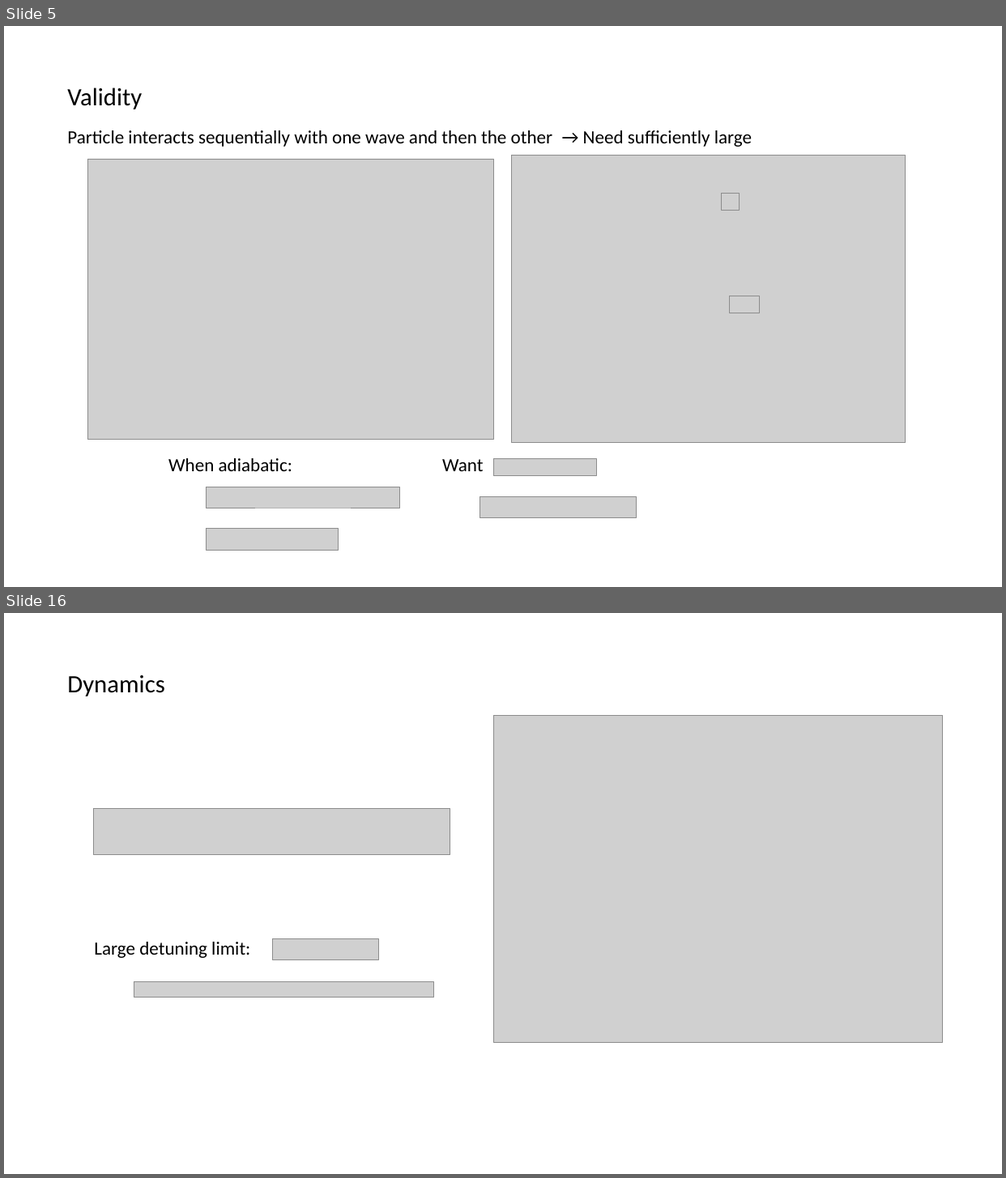
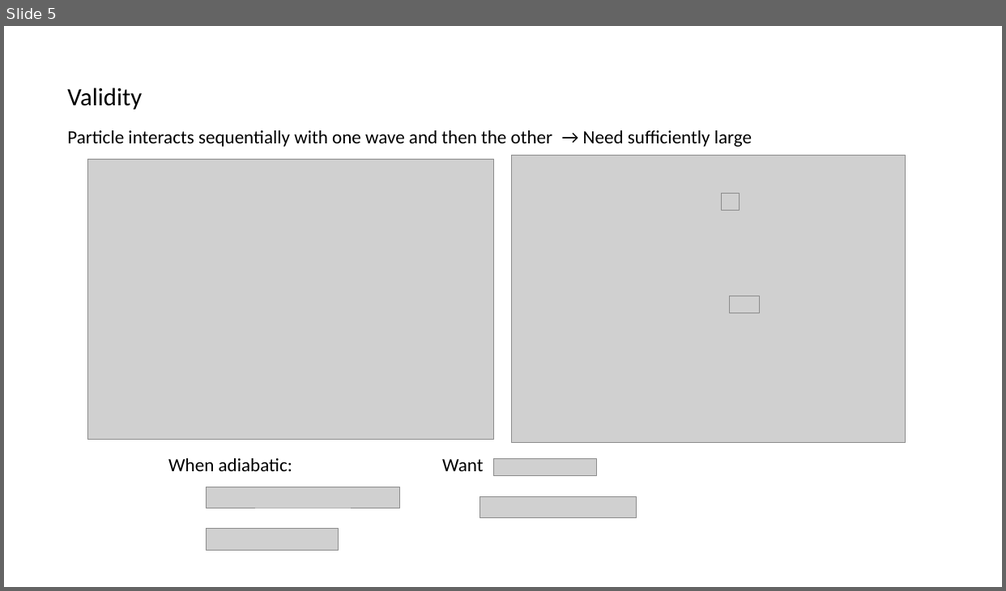
Before and after one commit to huanium/huanium, a slide deck: MIT PhD/ZGS/ZGS -Aug-26-2022/BUI-ZGS-Aug-26-2022.pptx. Shown one above the other, each under a label of ours: slides 5 and 16 before the commit, slide 5 after it; the slides between them are not shown. The pictures are 1006x1178 and 1006x591 pixels, drawn with LibreOffice and Linux fonts; fonts in the diff are those of the drawing; grey boxes stand for pictures; background and template pictures are left out. Boxes give left, top, right and bottom in pixels: in the first picture for what was removed or moved away, otherwise in the second. Text is boxed around its words. In the diff, an @@ line names an element or a change of style, - is before the commit and + after.

```diff
--- a/MIT PhD/ZGS/ZGS -Aug-26-2022/BUI-ZGS-Aug-26-2022.pptx
+++ b/MIT PhD/ZGS/ZGS -Aug-26-2022/BUI-ZGS-Aug-26-2022.pptx
@@ slide 16 removed at (4,613,1002,1174), background #FFFFFF @@
@@ text removed at (67,675,164,696) @@
-Dynamics
@@ picture removed at (493,716,942,1043) @@
@@ picture removed at (93,809,450,855) @@
@@ text removed at (94,942,250,958) @@
-Large detuning limit:
@@ picture removed at (273,939,379,960) @@
@@ picture removed at (134,982,434,998) @@
```
Also in this commit, not shown: 3 slides changed, 1 slide added, 4 other slides removed, 4 other files.
